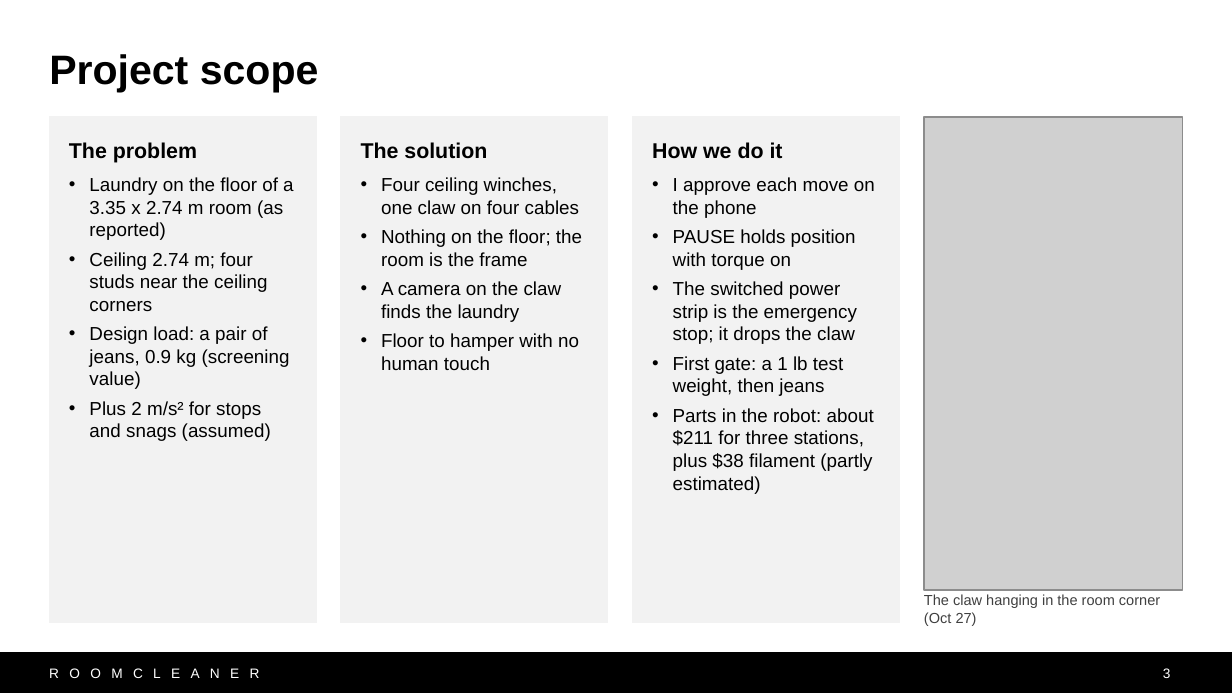
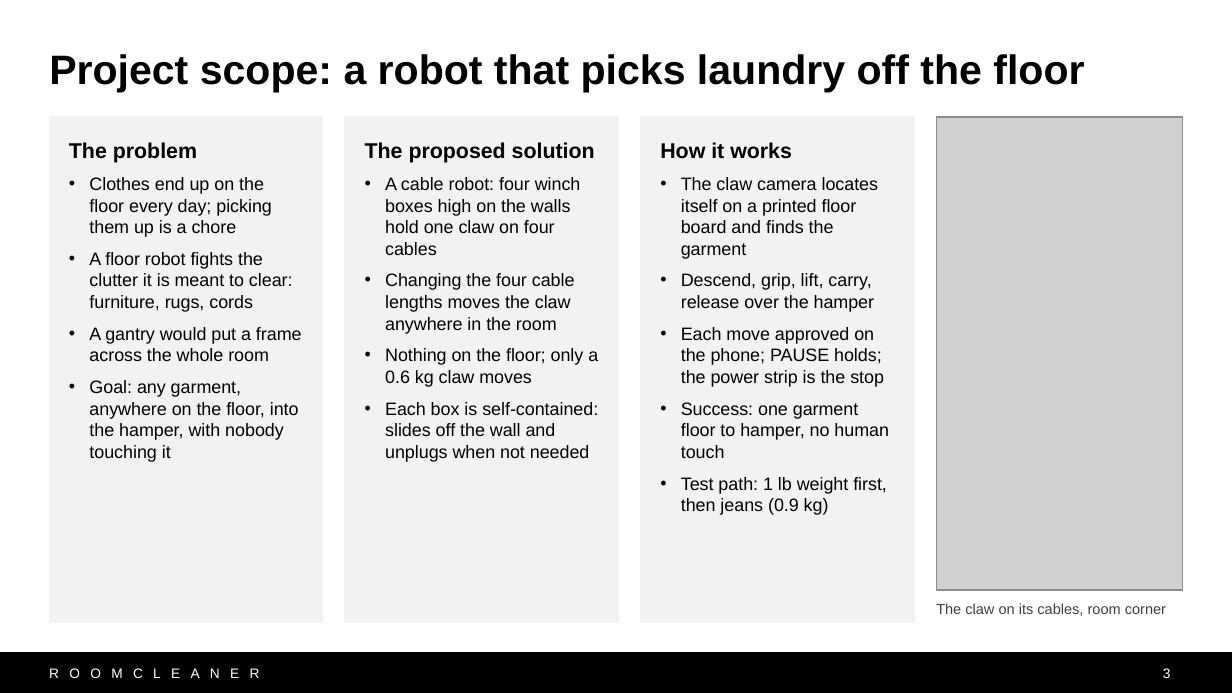
Before and after one commit to Jaspario1199/RoomCleaner, a slide deck: slide 3 of docs/presentation/deck_v10/RoomCleaner_Buntinx_v10.pptx. Drawn at 1232x693 pixels with LibreOffice and Linux fonts; fonts in the diff are those of the drawing; grey boxes stand for pictures. Boxes give left, top, right and bottom in pixels: in the first picture for what was removed or moved away, otherwise in the second. Text is boxed around its words. In the diff, an @@ line names an element or a change of style, - is before the commit and + after.

```diff
--- a/docs/presentation/deck_v10/RoomCleaner_Buntinx_v10.pptx
+++ b/docs/presentation/deck_v10/RoomCleaner_Buntinx_v10.pptx
@@ title at bbox=[49, 54, 1084, 93]: text changed @@
-Project scope
+Project scope: a robot that picks laundry off the floor
@@ rectangle "The problem": place and size @@
-rectangle "The problem" at bbox=[49, 117, 317, 622]
+rectangle "The problem" at bbox=[49, 117, 323, 622]
@@ rectangle "The proposed solution": place and size @@
-rectangle "The proposed solution" at bbox=[341, 117, 609, 622]
+rectangle "The proposed solution" at bbox=[345, 117, 618, 622]
@@ rectangle "How it works": place and size @@
-rectangle "How it works" at bbox=[632, 117, 899, 622]
+rectangle "How it works" at bbox=[641, 117, 914, 622]
@@ picture: place and size @@
-picture at bbox=[924, 117, 1183, 590]
+picture at bbox=[936, 117, 1183, 590]
@@ text in rectangle at bbox=[365, 142, 598, 462]: text changed; size 11 to 10.5 pt @@
-The solution
-• Four ceiling winches, one claw on four cables
-• Nothing on the floor; the room is the frame
-• A camera on the claw finds the laundry
-• Floor to hamper with no human touch
+The proposed solution
+• A cable robot: four winch boxes high on the walls hold one claw on four cables
+• Changing the four cable lengths moves the claw anywhere in the room
+• Nothing on the floor; only a 0.6 kg claw moves
+• Each box is self-contained: slides off the wall and unplugs when not needed
@@ text in rectangle at bbox=[660, 142, 889, 515]: text changed; size 11 to 10.5 pt @@
-How we do it
-• I approve each move on the phone
-• PAUSE holds position with torque on
-• The switched power strip is the emergency stop; it drops the claw
-• First gate: a 1 lb test weight, then jeans
-• Parts in the robot: about $211 for three stations, plus $38 filament (partly estimated)
+How it works
+• The claw camera locates itself on a printed floor board and finds the garment
+• Descend, grip, lift, carry, release over the hamper
+• Each move approved on the phone; PAUSE holds; the power strip is the stop
+• Success: one garment floor to hamper, no human touch
+• Test path: 1 lb weight first, then jeans (0.9 kg)
@@ text in rectangle at bbox=[89, 177, 302, 462]: text changed; size 11 to 10.5 pt @@
-• Laundry on the floor of a 3.35 x 2.74 m room (as reported)
-• Ceiling 2.74 m; four studs near the ceiling corners
-• Design load: a pair of jeans, 0.9 kg (screening value)
-• Plus 2 m/s² for stops and snags (assumed)
+• Clothes end up on the floor every day; picking them up is a chore
+• A floor robot fights the clutter it is meant to clear: furniture, rugs, cords
+• A gantry would put a frame across the whole room
+• Goal: any garment, anywhere on the floor, into the hamper, with nobody touching it
@@ text at bbox=[936, 603, 1166, 616]: text changed @@
-The claw hanging in the room corner (Oct 27)
+The claw on its cables, room corner
```
Also in this commit, not shown: 3 other files.
